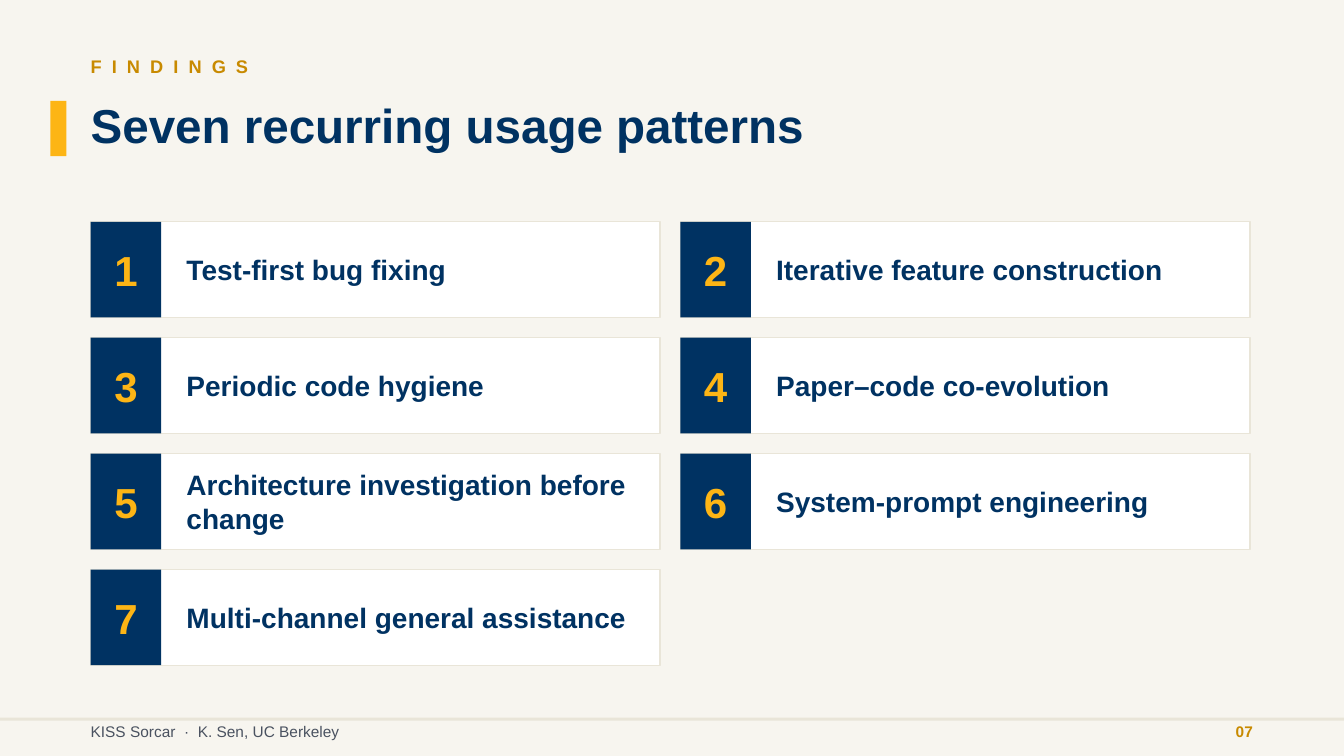
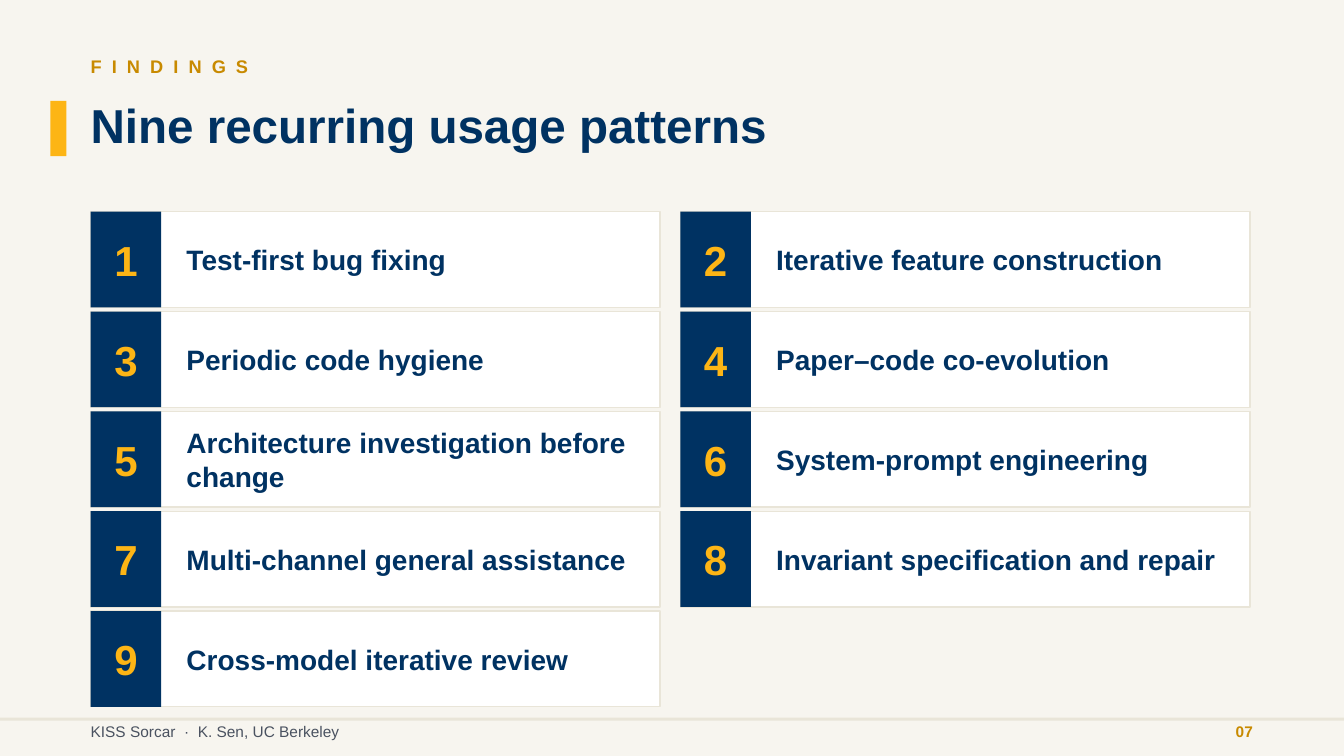
Before and after one commit to ksenxx/kiss_ai, a slide deck: slide 7 of papers/sekisssorcar/se_kiss_sorcar_slides.pptx. Drawn at 1344x756 pixels with LibreOffice and Linux fonts; fonts in the diff are those of the drawing. Boxes give left, top, right and bottom in pixels: in the first picture for what was removed or moved away, otherwise in the second. Text is boxed around its words. In the diff, an @@ line names an element or a change of style, - is before the commit and + after.

Commit message:
docs: update SE-KISS-SorCaR slides to reflect paper revisions
User prompt:
can you update the slides at ./papers/sekisssorcar/se_kiss_sorcar_slides.pptx based on the updated paper at ./papers/sekisssorcar/se_kiss_sorcar.tex ?  Build the paper.

```diff
--- a/papers/sekisssorcar/se_kiss_sorcar_slides.pptx
+++ b/papers/sekisssorcar/se_kiss_sorcar_slides.pptx
@@ text at (x1=91, y1=108, x2=767, y2=152): text changed @@
-Seven recurring usage patterns
+Nine recurring usage patterns
@@ 4 texts, 4 rectangles moved together from (x1=91, y1=222, x2=1250, y2=318) to (x1=91, y1=212, x2=1250, y2=308) @@
@@ 4 texts, 4 rectangles moved together from (x1=91, y1=338, x2=1250, y2=434) to (x1=91, y1=312, x2=1250, y2=407) @@
@@ 4 texts, 4 rectangles moved together from (x1=91, y1=454, x2=1250, y2=549) to (x1=91, y1=411, x2=1250, y2=507) @@
@@ text "7" moved from (x1=114, y1=605, x2=137, y2=634) to (x1=114, y1=546, x2=137, y2=575) @@
@@ rectangle added at (x1=91, y1=511, x2=660, y2=607), fill #FFFFFF, outline #E9E5D8 1 pt @@
@@ rectangle added at (x1=91, y1=511, x2=161, y2=607), fill #003262 @@
@@ text "Multi-channel general assistance" moved from (x1=186, y1=607, x2=625, y2=633) to (x1=186, y1=549, x2=625, y2=575) @@
@@ rectangle added at (x1=681, y1=511, x2=1250, y2=607), fill #FFFFFF, outline #E9E5D8 1 pt @@
@@ rectangle added at (x1=681, y1=511, x2=751, y2=607), fill #003262 @@
@@ text added at (x1=704, y1=545, x2=727, y2=576), 30 pt, text #FDB515, bold @@
+8
@@ text added at (x1=776, y1=549, x2=1215, y2=575), 20 pt, text #003262, bold @@
+Invariant specification and repair
@@ rectangle moved from (x1=91, y1=570, x2=660, y2=665) to (x1=91, y1=611, x2=660, y2=707) @@
@@ rectangle moved from (x1=91, y1=570, x2=161, y2=665) to (x1=91, y1=611, x2=161, y2=707) @@
@@ text added at (x1=114, y1=645, x2=137, y2=676), 30 pt, text #FDB515, bold @@
+9
@@ text added at (x1=186, y1=649, x2=568, y2=671), 20 pt, text #003262, bold @@
+Cross-model iterative review
```
Also in this commit, not shown: 1 other slide changed, 2 slides added.
